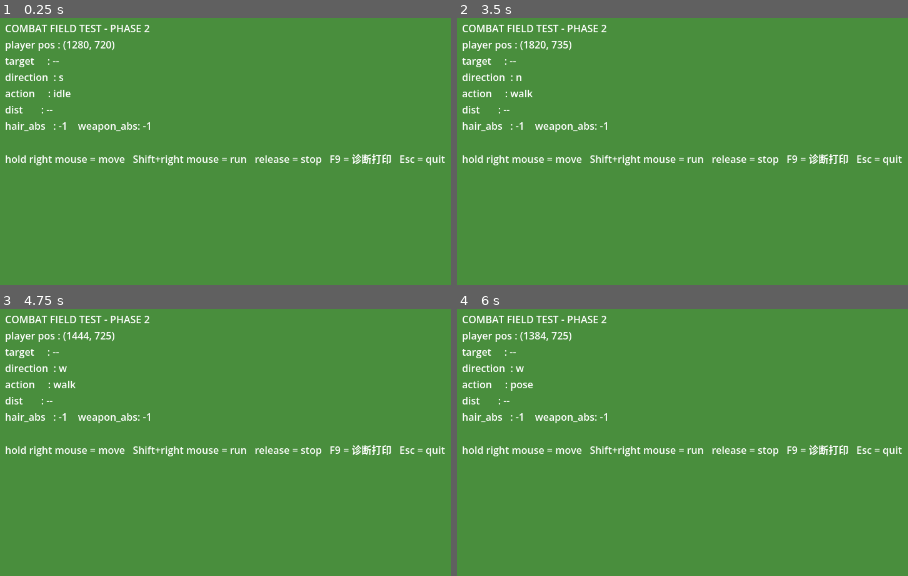
Above: before the commit, frames 1-4 (two rows, left to right).
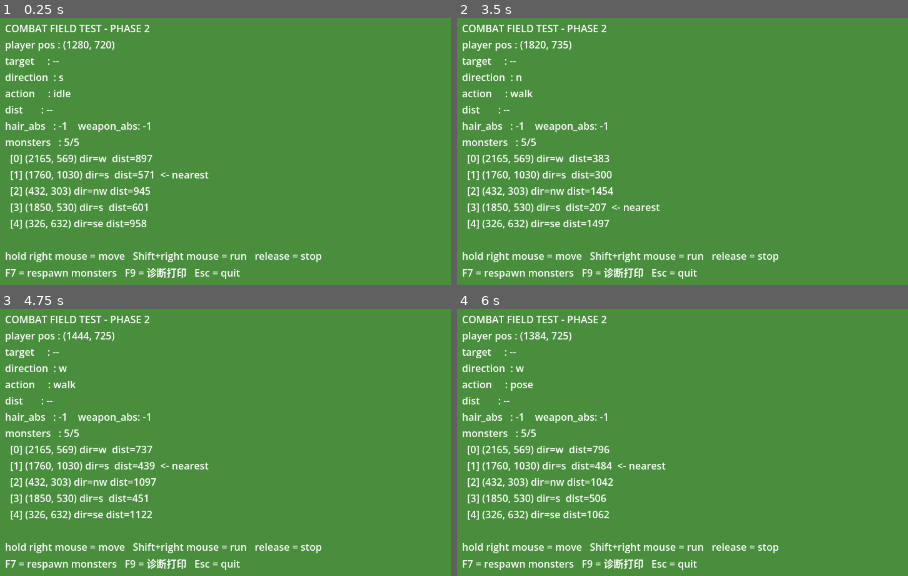
Above: after the commit, the same moments.

Repository: zhanghan122/MirRPG
Game: Godot game, scene res://scenes/experiments/combat_field_test.tscn
Two runs of this game, one before a commit and one after it. Both use one fixed random seed, a clock stepped at 60 frames per second and the inputs below. This scene is started directly instead of the project's main scene.
Inputs (mouse positions are in pixels of both pictures, inside the frame that each line leads up to):
- Up to frame 1 (0.25 s): no input
- Up to frame 2 (3.5 s): tap Enter at 0.5 s; move the mouse to (outside the picture) at 0.52 s; hold D (move_right) 0.53-1.28 s; hold Shift (run) 0.53-1.28 s; click (outside the picture) at 0.67 s; tap Space at 0.77, 1.52, 3.02 s; move the mouse to (696, 263) at 1.27 s; hold S (move_down) 1.28-2.03 s; tap Shift (run) at 1.35, 3.05 s; click (696, 263) at 1.42 s; move the mouse to (outside the picture) at 2.02 s; hold D (move_right) 2.03-2.78 s; hold Shift (run) 2.03-2.78 s; tap 1 at 2.1 s; click (outside the picture) at 2.17 s; move the mouse to (outside the picture) at 2.77 s; hold W (move_up) from 2.78 s (still down); tap 9 at 2.85 s; click (outside the picture) at 2.92 s
- Up to frame 3 (4.75 s): move the mouse to (outside the picture) at 3.52 s; release W (move_up) at 3.53 s; hold Shift (run) 3.53-4.28 s; hold A (move_left) from 3.53 s (still down); tap 0 at 3.6 s; click (outside the picture) at 3.67 s; tap Space at 3.77, 4.52 s; move the mouse to (157, 463) at 4.27 s; tap 2 at 4.35 s; click (157, 463) at 4.42 s; tap Shift (run) at 4.55 s
- Up to frame 4 (6 s): move the mouse to (898, 533) at 5.02 s; release A (move_left) at 5.03 s; hold S (move_down) 5.03-5.78 s; hold I 5.03-5.78 s; click (898, 533) at 5.17 s; tap Shift (run) at 5.3 s; tap Space at 5.75 s; move the mouse to (736, 418) at 5.77 s; hold D (move_right) from 5.78 s (still down); tap P at 5.85 s; click (736, 418) at 5.92 s

The runs differ from the first frame. In frame 1, 5.7% of the frame differs, in the area x 1-99%, y 44-98%; in frame 2, 5.7%; in frame 3, 5.7%; in frame 4, 5.8%.

Commit message:
Add player monster and world collisions

Diff:
--- /dev/null
+++ b/scenes/experiments/monster_collision.tscn
@@ -0,0 +1,15 @@
+[gd_scene load_steps=3 format=3]
+
+[ext_resource type="Script" path="res://scripts/experiments/monster_collision.gd" id="1_mc"]
+
+[sub_resource type="CircleShape2D" id="CircleShape2D_feet"]
+radius = 16.0
+
+[node name="MonsterCollision" type="CharacterBody2D"]
+collision_layer = 4
+collision_mask = 5
+script = ExtResource("1_mc")
+
+[node name="FeetShape" type="CollisionShape2D" parent="."]
+position = Vector2(0, 30)
+shape = SubResource("CircleShape2D_feet")
--- a/scripts/experiments/combat_field_test.gd
+++ b/scripts/experiments/combat_field_test.gd
@@ -29,8 +29,22 @@
 ##   * 鼠标距玩家 < stop_distance：停止避免抖动；到达边界无法继续时播 idle，
 ##     鼠标移回可移动方向后自动继续。
 ##   * 目标标记在按住期间跟随鼠标（钳制到有效区域内），松开后隐藏。
+## - 碰撞层约定（地面为 layer 0，不参与碰撞）：
+##   * 1 = 世界边界 / 静态障碍（WorldBoundary 四面墙）
+##   * 2 = 玩家（Hum CharacterBody2D；保留 hum_character.tscn 现有 box 形状，不改场景文件）
+##   * 4 = 怪物（MonsterCollision 包装体，脚底小圆碰撞，包裹 ForestStranger 动画场景）
+##   玩家 body: layer=2 mask=1|4。怪物 body: layer=4 mask=1|4。墙: layer=1 mask=0。
+## - 移动改为物理驱动：velocity + move_and_slide()，沿墙/怪物自动滑动；
+##   边界墙保证玩家碰撞体不会进入褐色边界区域（替代旧的直接写 global_position + clamp）。
+##   hum_character.gd 自身 WASD 逻辑仍有效（根节点 _physics_process 先于子节点执行）。
 ## - action_locked 仅在右键按住期间临时占用，松开即恢复，不长期占用。
-## - 本阶段无怪物、攻击、HP、AI。
+## - 怪物（本阶段新增）：场景启动时生成 monster_count 只森林怪人（res://scenes/ForestStranger.tscn），
+##   只在 valid_rect 内、距玩家 ≥min_player_spawn_distance、彼此 ≥min_monster_spacing；
+##   每只最多尝试 spawn_attempt_limit 次，失败则跳过并警告（不无限循环）。
+##   初始状态 idle、随机方向、无移动/攻击。F7 = 清除旧怪物并重新生成（仍遵守距离规则）。
+## - 深度排序：玩家+怪物按世界 Y 统一排序；只修改怪物的 z_index，不触碰玩家内部图层
+##   （weapon=0/2, body=1, hair=3）；地面固定 GROUND_Z 垫底。
+## - 本阶段无攻击判定、HP、AI（怪物只播放 idle）。
 
 const GRASS_COLOR := Color(0.29, 0.56, 0.24)
 const BORDER_COLOR := Color(0.43, 0.29, 0.16)
@@ -45,6 +59,16 @@
 @export var walk_speed := 200.0
 @export var run_speed := 360.0
 @export var stop_distance := 8.0
+
+# ===== 怪物生成配置（阶段二）=====
+@export var monster_count := 5
+@export var min_player_spawn_distance := 220.0
+@export var min_monster_spacing := 100.0
+@export var spawn_attempt_limit := 50
+
+# 地面固定层：必须低于所有角色（怪物在玩家后方时 z 可为负），保证草地始终垫底。
+const GROUND_Z := -10
+
 
 var valid_rect := Rect2()
 var right_mouse_held := false
@@ -65,6 +89,8 @@
 var _diag_weapon_abs := -1
 var _hair_missing_warned := {}
 var _weapon_missing_warned := {}
+# 怪物实例列表（阶段二）。
+var _monsters: Array = []
 
 
 func _ready() -> void:
@@ -73,8 +99,12 @@
 		map_size - Vector2(border_width, border_width) * 2.0
 	)
 	_player = $Player
+	# 碰撞层在运行时设置；hum_character.tscn 保留其现有 box 形状，不修改场景文件。
+	_player.collision_layer = 2
+	_player.collision_mask = 1 | 4
 	_hud = $HudCanvasLayer/HudLabel
 	_build_ground($GroundLayer)
+	_build_boundary()
 	_marker = _build_marker()
 	add_child(_marker)
 	_build_layers()
@@ -82,7 +112,7 @@
 	# Player 内部统一图层（固定常量，不做动态累加）：
 	#   Weapon后层(w/nw/sw)=0 < BodySprite=1 < Weapon前层(其他方向)=2 < HairSprite=3。
 	# Hair 必须始终高于身体；方向变化只切换 Weapon 的 z_index（见 _update_weapon_layer）。
-	$GroundLayer.z_index = 0
+	$GroundLayer.z_index = GROUND_Z
 	var body_sprite := _player.get_node_or_null("SpriteAnchor/AnimatedSprite2D") as CanvasItem
 	if body_sprite != null:
 		body_sprite.z_index = 1
@@ -92,11 +122,14 @@
 	if cam != null:
 		# 抖动诊断第一轮：只关闭相机平滑，不修改其他设置（等待实机测试）。
 		cam.position_smoothing_enabled = false
+	_spawn_monsters()
+	_update_depth_sort()
 	_print_sprite_diagnostics()
 
 
 func _process(_delta: float) -> void:
 	_update_hair_weapon()
+	_update_depth_sort()
 	_update_hud()
 
 
@@ -110,6 +143,7 @@
 	var dist := to_target.length()
 	if dist <= stop_distance:
 		# 鼠标过近，或已到边界无法继续移动 → idle（防抖）。
+		_player.velocity = Vector2.ZERO
 		_set_action("idle")
 		return
 	var running := Input.is_physical_key_pressed(KEY_SHIFT)
@@ -120,10 +154,10 @@
 	# 角色自身的播放助手：同一动画幂等，并逐帧应用 placement 偏移。
 	_set_action("run" if running else "walk")
 	var speed := run_speed if running else walk_speed
-	var step := minf(speed * delta, dist)  # 不越过目标 → 到达点无来回抖动
-	_player.global_position += step_dir * step
-	# 安全钳制：任何情况下玩家都停留在有效草地区域内。
-	_player.global_position = _clamp_to_valid(_player.global_position)
+	# 物理移动：velocity + move_and_slide() 沿墙/怪物自动滑动；
+	# 边界墙保证玩家碰撞体不进入褐色边界区域（替代旧的直接写 global_position + clamp）。
+	_player.velocity = step_dir * speed
+	_player.move_and_slide()
 
 
 func _unhandled_input(event: InputEvent) -> void:
@@ -137,7 +171,8 @@
 		_marker.show()
 	else:
 		right_mouse_held = false
-		# 松开 → 立即停止 + 最后方向 idle，然后恢复 action_locked。
+		# 松开 → 立即停止（清零速度）+ 最后方向 idle，然后恢复 action_locked。
+		_player.velocity = Vector2.ZERO
 		_set_action("idle")
 		_player.action_locked = false
 		_marker.hide()
@@ -152,6 +187,9 @@
 	elif key.keycode == KEY_F9:
 		# 诊断：随时重新打印 Sprite/位置/相机/Hair-Weapon 图层状态。
 		_print_sprite_diagnostics()
+	elif key.keycode == KEY_F7:
+		# 重新生成怪物（清除旧的，按距离规则重新放置）。
+		_spawn_monsters()
 
 
 ## 切换角色动画并同步 current_action（walk/run/idle），同一动画幂等。
@@ -159,6 +197,100 @@
 	var dir_name := String(_player.last_direction)
 	_player.current_action = action_name
 	_player._play("%s_%s" % [action_name, dir_name])
+
+
+# ===== 怪物生成（阶段二）=====
+
+## 生成 monster_count 只森林怪人：只在 valid_rect 内、距玩家 ≥min_player_spawn_distance、
+## 彼此 ≥min_monster_spacing；每只最多尝试 spawn_attempt_limit 次，失败则跳过并警告。
+func _spawn_monsters() -> void:
+	_clear_monsters()
+	var player_pos := _player.global_position if _player != null else Vector2.ZERO
+	var placed: Array = []
+	for i in range(monster_count):
+		var pos := Vector2.ZERO
+		var found := false
+		for attempt in range(spawn_attempt_limit):
+			var cand := valid_rect.position + Vector2(randf(), randf()) * valid_rect.size
+			if (cand - player_pos).length() < min_player_spawn_distance:
+				continue
+			var too_close := false
+			for p in placed:
+				if (cand - p).length() < min_monster_spacing:
+					too_close = true
+					break
+			if too_close:
+				continue
+			pos = cand
+			found = true
+			break
+		if not found:
+			push_warning("CombatFieldTest: 怪物 %d/%d 在 %d 次尝试内未找到合法位置，跳过" % [i + 1, monster_count, spawn_attempt_limit])
+			continue
+		placed.append(pos)
+		var m := _instantiate_monster(pos)
+		if m != null:
+			_monsters.append(m)
+	print("CombatFieldTest: spawned %d/%d monsters" % [_monsters.size(), monster_count])
+
+
+## 实例化一只森林怪人：MonsterCollision（CharacterBody2D + 脚底小圆碰撞）包裹动画场景。
+## initial_direction 必须在 add_child 前设置（其 _ready 会读取）。返回物理包装体。
+func _instantiate_monster(pos: Vector2) -> Node2D:
+	var monster_scene := load("res://scenes/ForestStranger.tscn") as PackedScene
+	if monster_scene == null:
+		push_error("CombatFieldTest: 无法加载 res://scenes/ForestStranger.tscn")
+		return null
+	var body_scene := load("res://scenes/experiments/monster_collision.tscn") as PackedScene
+	if body_scene == null:
+		push_error("CombatFieldTest: 无法加载 res://scenes/experiments/monster_collision.tscn")
+		return null
+	var m := monster_scene.instantiate() as Node2D
+	m.initial_direction = Mon1Frames.DIRECTIONS.pick_random()
+	var body := body_scene.instantiate() as CharacterBody2D
+	body.add_child(m)  # 触发其 _ready → 播放该方向 idle（初始状态 idle，无移动/攻击）。
+	body.position = pos
+	add_child(body)
+	return body
+
+
+func _clear_monsters() -> void:
+	for m in _monsters:
+		if is_instance_valid(m):
+			m.queue_free()
+	_monsters.clear()
+
+
+## 深度排序：玩家+怪物按世界 Y（脚底）统一排序。只修改怪物的 z_index（绝对值），
+## 不触碰玩家内部图层（weapon=0/2, body=1, hair=3）；地面固定 GROUND_Z 垫底。
+## 玩家在玩家上方的怪物取负层(-1,-2...)，下方从 4 起递增，顺序恒正确。
+func _update_depth_sort() -> void:
+	if _player == null or _monsters.is_empty():
+		return
+	var entries: Array = []
+	for m in _monsters:
+		if is_instance_valid(m):
+			entries.append([m, m.global_position.y])
+	entries.append([null, _player.global_position.y])
+	entries.sort_custom(func(a, b): return a[1] < b[1])
+	var p := -1
+	for i in range(entries.size()):
+		if entries[i][0] == null:
+			p = i
+			break
+	if p < 0:
+		return
+	for i in range(entries.size()):
+		var node = entries[i][0]
+		if node == null:
+			continue
+		var z := (i - p) if i < p else (i - p + 3)
+		# 怪物现在由 MonsterCollision 物理体包裹，动画场景是其子节点。
+		var body := node as CharacterBody2D
+		var monster: Node = body.get_monster() if body != null and body.has_method("get_monster") else null
+		var spr := (monster.get_node_or_null("SpriteAnchor/AnimatedSprite2D") as CanvasItem) if monster != null else null
+		if spr != null:
+			spr.z_index = z
 
 
 ## 构建 Hair/Weapon 图层：挂在 Player 下自动跟随，与 SpriteAnchor 同级。
@@ -310,6 +442,34 @@
 	layer.add_child(grass)
 
 
+## 世界边界墙：StaticBody2D + 四面矩形，layer=1 mask=0。
+## 墙体在四角各外扩 border_width 避免接缝；玩家/怪物的碰撞体无法越过它们，
+## 因此角色不会进入褐色边界区域（地面 Polygon2D 本身不参与碰撞）。
+func _build_boundary() -> void:
+	var body := StaticBody2D.new()
+	body.name = "WorldBoundary"
+	body.collision_layer = 1
+	body.collision_mask = 0
+	add_child(body)
+	var t := border_width
+	var cx := valid_rect.position.x + valid_rect.size.x * 0.5
+	var cy := valid_rect.position.y + valid_rect.size.y * 0.5
+	# [中心, 尺寸]：上、下、左、右；左右墙加高覆盖四角。
+	var specs: Array = [
+		[Vector2(cx, valid_rect.position.y - t * 0.5), Vector2(valid_rect.size.x + t, t)],
+		[Vector2(cx, valid_rect.end.y + t * 0.5), Vector2(valid_rect.size.x + t, t)],
+		[Vector2(valid_rect.position.x - t * 0.5, cy), Vector2(t, valid_rect.size.y + t)],
+		[Vector2(valid_rect.end.x + t * 0.5, cy), Vector2(t, valid_rect.size.y + t)],
+	]
+	for spec in specs:
+		var shape := RectangleShape2D.new()
+		shape.size = spec[1]
+		var node := CollisionShape2D.new()
+		node.shape = shape
+		node.position = spec[0]
+		body.add_child(node)
+
+
 func _build_marker() -> Node2D:
 	var root := Node2D.new()
 	root.name = "TargetMarker"
@@ -328,7 +488,7 @@
 		return
 	var target_text := "--" if not right_mouse_held else "(%.0f, %.0f)" % [target_pos.x, target_pos.y]
 	var dist_text := "--" if not right_mouse_held else "%.1f" % (target_pos - _player.global_position).length()
-	_hud.text = "\n".join([
+	var lines := [
 		"COMBAT FIELD TEST - PHASE 2",
 		"player pos : (%.0f, %.0f)" % [_player.global_position.x, _player.global_position.y],
 		"target     : " + target_text,
@@ -336,9 +496,45 @@
 		"action     : " + String(_player.current_action),
 		"dist       : " + dist_text,
 		"hair_abs   : %d    weapon_abs: %d" % [_diag_hair_abs, _diag_weapon_abs],
-		"",
-		"hold right mouse = move   Shift+right mouse = run   release = stop   F9 = 诊断打印   Esc = quit",
-	])
+	]
+	lines.append_array(_monster_hud_lines())
+	lines.append("")
+	lines.append("hold right mouse = move   Shift+right mouse = run   release = stop")
+	lines.append("F7 = respawn monsters   F9 = 诊断打印   Esc = quit")
+	_hud.text = "\n".join(lines)
+
+
+## HUD 怪物块：生成数量、每只位置/方向/与玩家距离，并标出最近一只。
+func _monster_hud_lines() -> Array:
+	var alive := 0
+	for m in _monsters:
+		if is_instance_valid(m):
+			alive += 1
+	var lines := ["monsters   : %d/%d" % [alive, monster_count]]
+	if _player == null or alive == 0:
+		return lines
+	var nearest_d := INF
+	var nearest_i := -1
+	for i in range(_monsters.size()):
+		var m = _monsters[i]
+		if not is_instance_valid(m):
+			continue
+		var d: float = (m.global_position - _player.global_position).length()
+		if d < nearest_d:
+			nearest_d = d
+			nearest_i = i
+	for i in range(_monsters.size()):
+		var m = _monsters[i]
+		if not is_instance_valid(m):
+			continue
+		var d: float = (m.global_position - _player.global_position).length()
+		var body := m as CharacterBody2D
+		var monster: Node = body.get_monster() if body != null and body.has_method("get_monster") else null
+		lines.append("  [%d] (%.0f, %.0f) dir=%-2s dist=%.0f%s" % [
+			i, m.global_position.x, m.global_position.y, str(monster.last_direction) if monster != null else "?", d,
+			"  <- nearest" if i == nearest_i else "",
+		])
+	return lines
 
 
 ## 诊断：列出场景中全部 AnimatedSprite2D（排查重复人物实例），
--- /dev/null
+++ b/scripts/experiments/monster_collision.gd
@@ -0,0 +1,34 @@
+extends CharacterBody2D
+
+# MonsterCollision: 怪物动画场景（ForestStranger 等）的物理包装体。
+# 怪物根节点保持为纯动画场景，本身体只负责碰撞与未来 move_and_slide() 追踪。
+#
+# 碰撞形状是脚底附近的小圆，不按整张图片大小：
+#   由 Mon1 placements 实测，森林怪人各方向 idle 帧的脚底（最低不透明像素）
+#   位于怪物根原点下方 y≈+26..+41，故圆放在 (0, +30)、半径 16。
+#
+# 碰撞层约定（地面为 layer 0，不参与碰撞）：
+#   1 = 世界边界 / 静态障碍（combat_field_test 的 WorldBoundary 墙）
+#   2 = 玩家（Hum CharacterBody2D）
+#   4 = 怪物（本身体）
+# 本身体: layer=4, mask=1|4 → 与墙、玩家碰撞；不与地面碰撞。
+
+var _shape_node: CollisionShape2D
+
+
+func _ready() -> void:
+	_shape_node = get_node_or_null("FeetShape") as CollisionShape2D
+
+
+# 预留接口：未来死亡处理（disappear / stay_last_frame）后关闭碰撞用，本轮不调用。
+func set_collision_enabled(enabled: bool) -> void:
+	if _shape_node != null:
+		_shape_node.set_deferred("disabled", not enabled)
+
+
+# 返回子怪物动画节点（ForestStranger）。
+func get_monster() -> Node2D:
+	for child in get_children():
+		if not (child is CollisionShape2D):
+			return child as Node2D
+	return null
